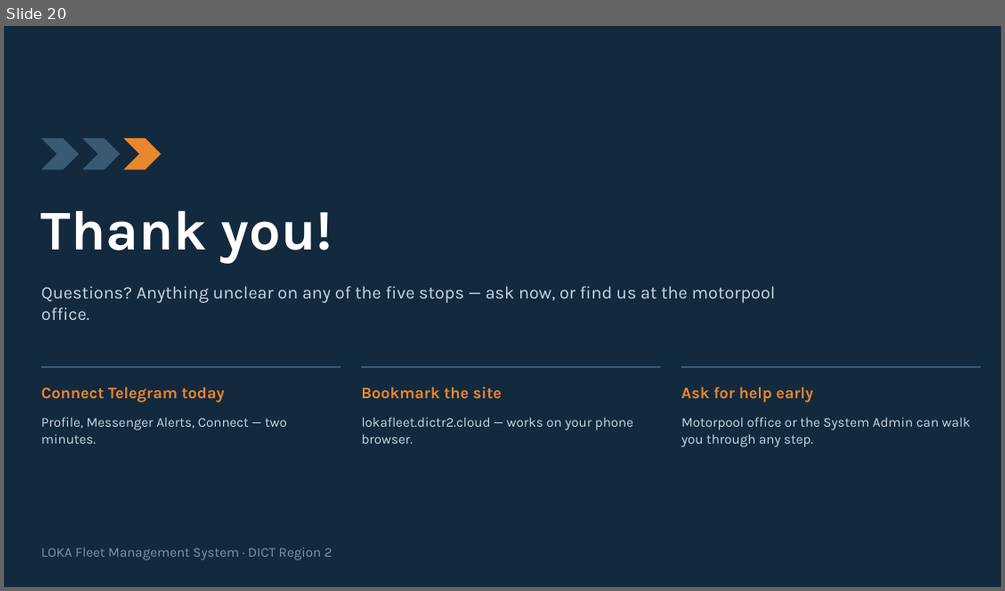
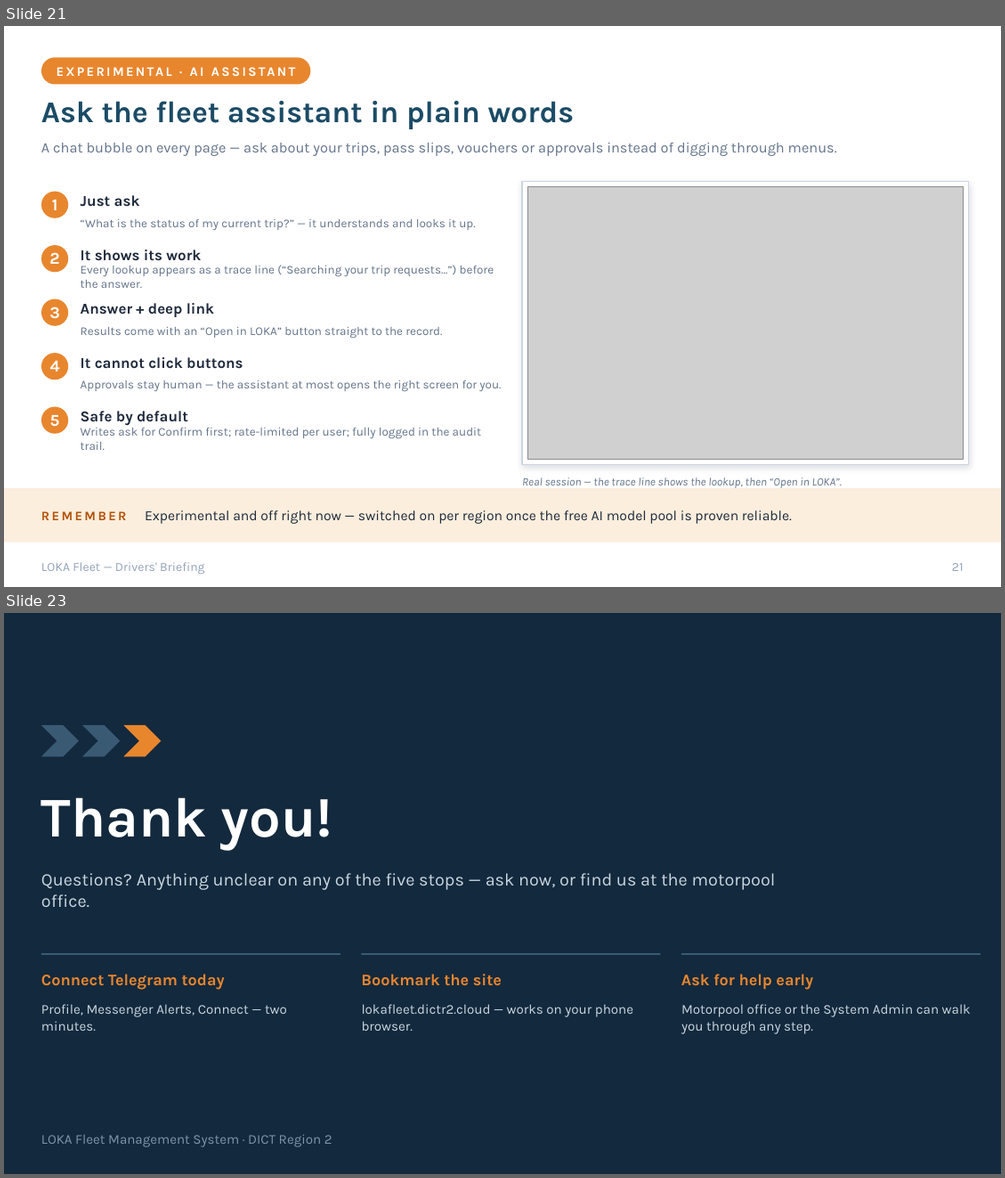
Before and after one commit to jaymarrecolizado-tech/loka-legacy, a slide deck: LOKA_Drivers_Briefing.pptx. Shown one above the other, each under a label of ours: slide 20 before the commit, slides 21 and 23 after it; the slides between them are not shown. The pictures are 1005x591 and 1005x1178 pixels, drawn with LibreOffice and Linux fonts; fonts in the diff are those of the drawing; grey boxes stand for pictures. Boxes give left, top, right and bottom in pixels: in the first picture for what was removed or moved away, otherwise in the second. Text is boxed around its words. In the diff, an @@ line names an element or a change of style, - is before the commit and + after.

```diff
--- a/LOKA_Drivers_Briefing.pptx
+++ b/LOKA_Drivers_Briefing.pptx
@@ slide 21 added at (4,26,1001,587), background #FFFFFF @@
@@ rounded rectangle added at (41,57,310,85), fill #E8862E @@
@@ text added at (41,56,310,85), 12.5 pt, text #FFFFFF, bold @@
+EXPERIMENTAL · AI ASSISTANT
@@ text added at (41,101,574,129), 29 pt, text #1B4B66, bold @@
+Ask the fleet assistant in plain words
@@ text added at (41,143,837,156), 14 pt, text #64748B @@
+A chat bubble on every page — ask about your trips, pass slips, vouchers or approvals instead of digging through menus.
@@ rectangle added at (522,182,969,464), fill #FFFFFF, outline #CBD5E1 1 pt @@
@@ ellipse added at (41,192,68,218), fill #E8862E @@
@@ text added at (52,200,58,210), 16 pt, text #FFFFFF, bold @@
+1
@@ text added at (81,195,140,207), 14.5 pt, text #1E293B, bold @@
+Just ask
@@ picture added at (527,187,963,459) @@
@@ text added at (81,219,475,230), 11.5 pt, text #64748B @@
+“What is the status of my current trip?” — it understands and looks it up.
@@ ellipse added at (41,245,68,272), fill #E8862E @@
@@ text added at (49,252,59,264), 16 pt, text #FFFFFF, bold @@
+2
@@ text added at (81,249,201,261), 14.5 pt, text #1E293B, bold @@
+It shows its work
@@ text added at (81,265,494,288), 11.5 pt, text #64748B @@
+Every lookup appears as a trace line (“Searching your trip requests…”) before the answer.
@@ ellipse added at (41,299,68,326), fill #E8862E @@
@@ text added at (49,306,60,319), 16 pt, text #FFFFFF, bold @@
+3
@@ text added at (81,303,214,317), 14.5 pt, text #1E293B, bold @@
+Answer + deep link
@@ text added at (81,327,442,338), 11.5 pt, text #64748B @@
+Results come with an “Open in LOKA” button straight to the record.
@@ ellipse added at (41,353,68,379), fill #E8862E @@
@@ text added at (50,360,60,371), 16 pt, text #FFFFFF, bold @@
+4
@@ text added at (81,357,243,369), 14.5 pt, text #1E293B, bold @@
+It cannot click buttons
@@ text added at (81,380,501,392), 11.5 pt, text #64748B @@
+Approvals stay human — the assistant at most opens the right screen for you.
@@ ellipse added at (41,407,68,434), fill #E8862E @@
@@ text added at (50,415,60,426), 16 pt, text #FFFFFF, bold @@
+5
@@ text added at (81,410,188,426), 14.5 pt, text #1E293B, bold @@
+Safe by default
@@ text added at (81,424,482,450), 11.5 pt, text #64748B @@
+Writes ask for Confirm first; rate-limited per user; fully logged in the audit trail.
@@ text added at (522,477,841,488), 11 pt, text #64748B, italic @@
+Real session — the trace line shows the lookup, then “Open in LOKA”.
@@ rectangle added at (4,488,1001,542), fill #FBEEDD @@
@@ text added at (41,510,792,524), 13.5 pt, text #1E293B @@
+REMEMBER Experimental and off right now — switched on per region once the free AI model pool is proven reliable.
@@ text added at (41,562,204,574), 12 pt, text #94A3B8 @@
+LOKA Fleet — Drivers' Briefing
@@ text added at (952,563,963,571), 12 pt, text #94A3B8 @@
+21
@@ what was slide 20 is now slide 23 @@
```
Also in this commit, not shown: 6 slides changed, 2 other slides added, 13 other files.
